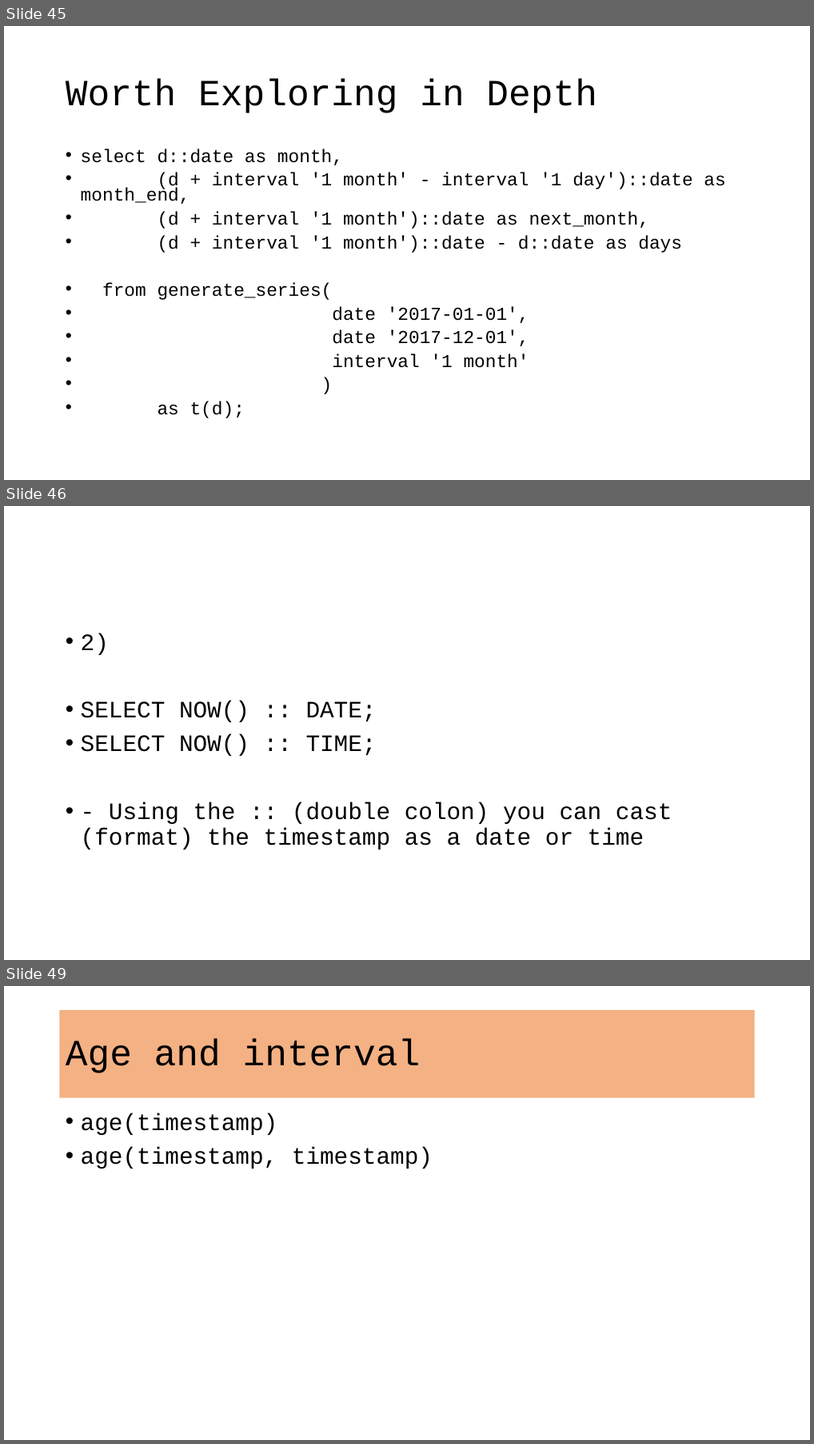
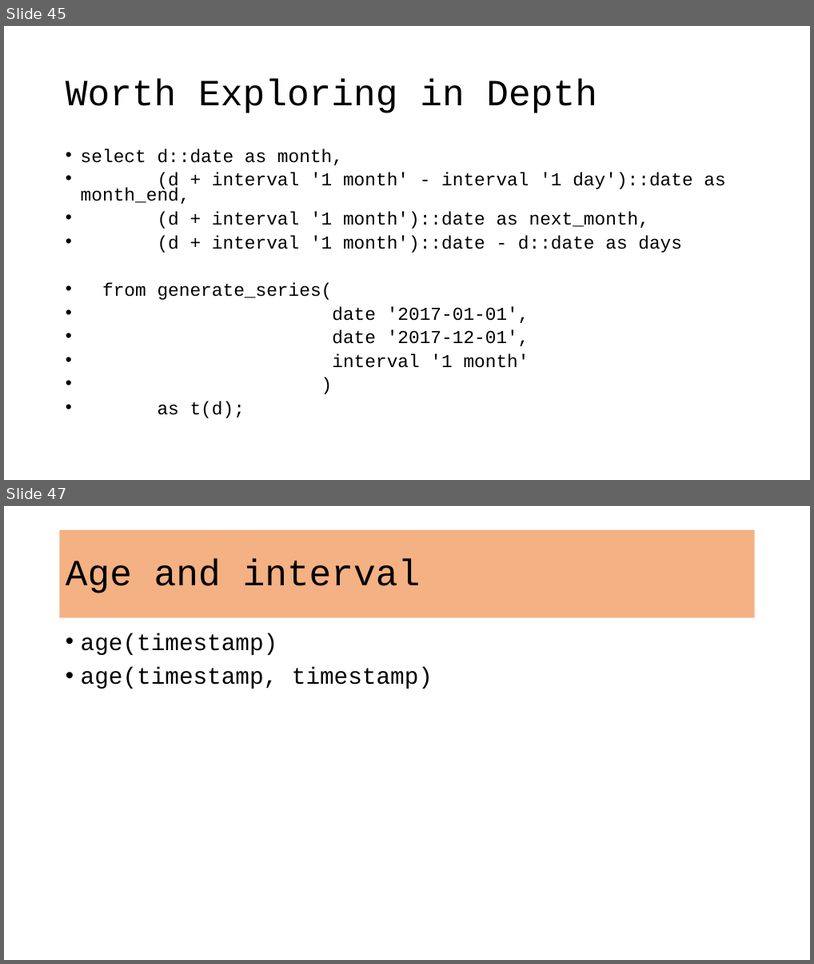
Before and after one commit to VadimAcosta/timestamps_and_intervals, a slide deck: times_and_dates.pptx. Shown one above the other, each under a label of ours: slides 45, 46 and 49 before the commit, slides 45 and 47 after it; the slides between them are not shown. The pictures are 814x1444 and 814x964 pixels, drawn with LibreOffice and Linux fonts; fonts in the diff are those of the drawing. Boxes give left, top, right and bottom in pixels: in the first picture for what was removed or moved away, otherwise in the second. Text is boxed around its words. In the diff, an @@ line names an element or a change of style, - is before the commit and + after.

```diff
--- a/times_and_dates.pptx
+++ b/times_and_dates.pptx
@@ slide 46 removed at (x1=4, y1=506, x2=810, y2=960), background #FFFFFF @@
@@ text removed at (x1=81, y1=633, x2=672, y2=849) @@
-• 2)
-• SELECT NOW() :: DATE;
-• SELECT NOW() :: TIME;
-• - Using the :: (double colon) you can cast (format) the timestamp as a date or time
@@ what was slide 49 is now slide 47 @@
```
Also in this commit, not shown: 9 slides changed, 2 slides added, 3 other slides removed, 1 other file.
